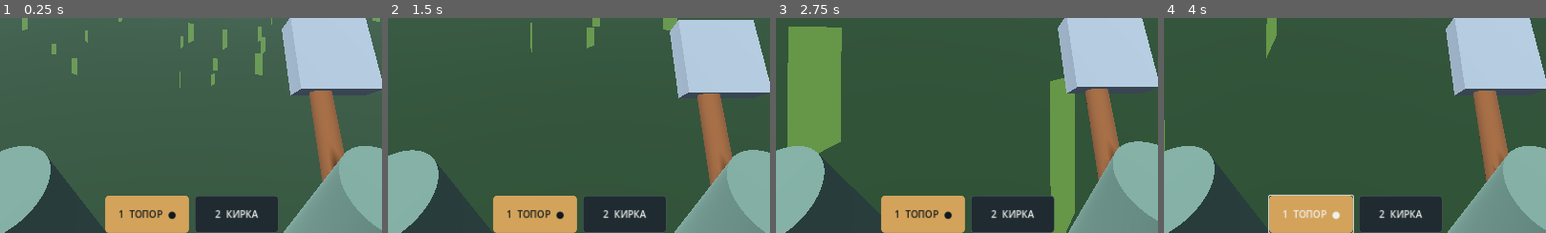
Above: before the commit, frames 1-4 (left to right).
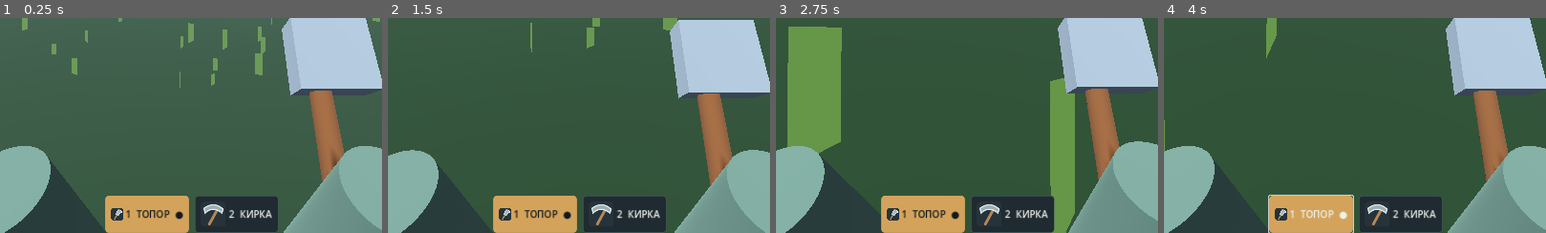
Above: after the commit, the same moments.

Repository: noval000/survival
Game: Godot game, scene res://scenes/Main.tscn
The game is run twice, just before and just after one commit, with the same random seed, the same clock (stepped at 60 frames per second) and the same inputs.
Inputs (mouse positions are % of the whole screen's width and height, from its top left):
- Up to frame 1 (0.25 s): no input
- Up to frame 2 (1.5 s): tap Enter at 0.5 s; move the mouse to (55, 50) at 0.52 s; hold Shift (sprint) 0.53-1.28 s; hold W (move_forward) from 0.53 s (still down); click (55, 50) at 0.67 s; tap Space (jump) at 0.77 s; move the mouse to (45, 50) at 1.27 s; tap E at 1.35 s
- Up to frame 3 (2.75 s): keep holding W (move_forward); tap Space (jump) at 1.52 s; move the mouse to (52, 48) at 2.02 s; tap Alt at 2.1 s
- Up to frame 4 (4 s): release W (move_forward) at 2.75 s; drag from (45, 70) to (20, 35) at 2.77 s; click "1 ТОПОР ●" at 3.5 s
The pictures show only the part of the screen within x 24-74%, y 46-96%; the shares and areas given below are measured in that part.

The runs differ from the first frame. In frame 1, 1.1% of the frame differs, in the area x 29-72%, y 86-97%; in frame 2, 1.1%; in frame 3, 1.1%; in frame 4, 1.1%.

Commit message:
Render vector icons in inventory slots crafting recipes and tool hotbar

Diff:
--- a/godot/scripts/InventoryUI.gd
+++ b/godot/scripts/InventoryUI.gd
@@ -1,6 +1,7 @@
 extends CanvasLayer
 
 const UI = preload("res://scripts/UIDesign.gd")
+const ICON_DIR := "res://assets/icons/"
 
 signal craft_requested(recipe: String, quantity: int)
 signal consumable_requested(kind: String)
@@ -65,6 +66,8 @@
         button.custom_minimum_size = Vector2(140, 62)
         button.pressed.connect(_select_tool.bind(kind))
         UI.decorate_button(button)
+        button.icon = load(ICON_DIR + kind + ".svg") as Texture2D
+        button.expand_icon = true
         hotbar.add_child(button)
         hotbar_buttons[kind] = button
     hotbar_text = Label.new()
@@ -106,10 +109,11 @@
         slots.add_child(tile)
         var stack := VBoxContainer.new()
         tile.add_child(stack)
-        var symbol := Label.new()
-        symbol.text = ITEMS[kind][1]
-        symbol.horizontal_alignment = HORIZONTAL_ALIGNMENT_CENTER
-        symbol.add_theme_font_size_override("font_size", 29)
+        var symbol := TextureRect.new()
+        symbol.texture = load(ICON_DIR + kind + ".svg") as Texture2D
+        symbol.custom_minimum_size = Vector2(54, 54)
+        symbol.expand_mode = TextureRect.EXPAND_IGNORE_SIZE
+        symbol.stretch_mode = TextureRect.STRETCH_KEEP_ASPECT_CENTERED
         stack.add_child(symbol)
         var caption := Label.new()
         caption.text = ITEMS[kind][0]
@@ -252,6 +256,8 @@
         var info: Array = RECIPES[recipe]
         var button: Button = recipe_buttons[recipe]
         button.text = "%s  %s" % ["●" if recipe == selected_recipe else "○", info[0]]
+        button.icon = load(ICON_DIR + str(recipe) + ".svg") as Texture2D
+        button.expand_icon = true
         UI.decorate_button(button, recipe == selected_recipe)
     for child in ingredient_list.get_children():
         child.queue_free()
